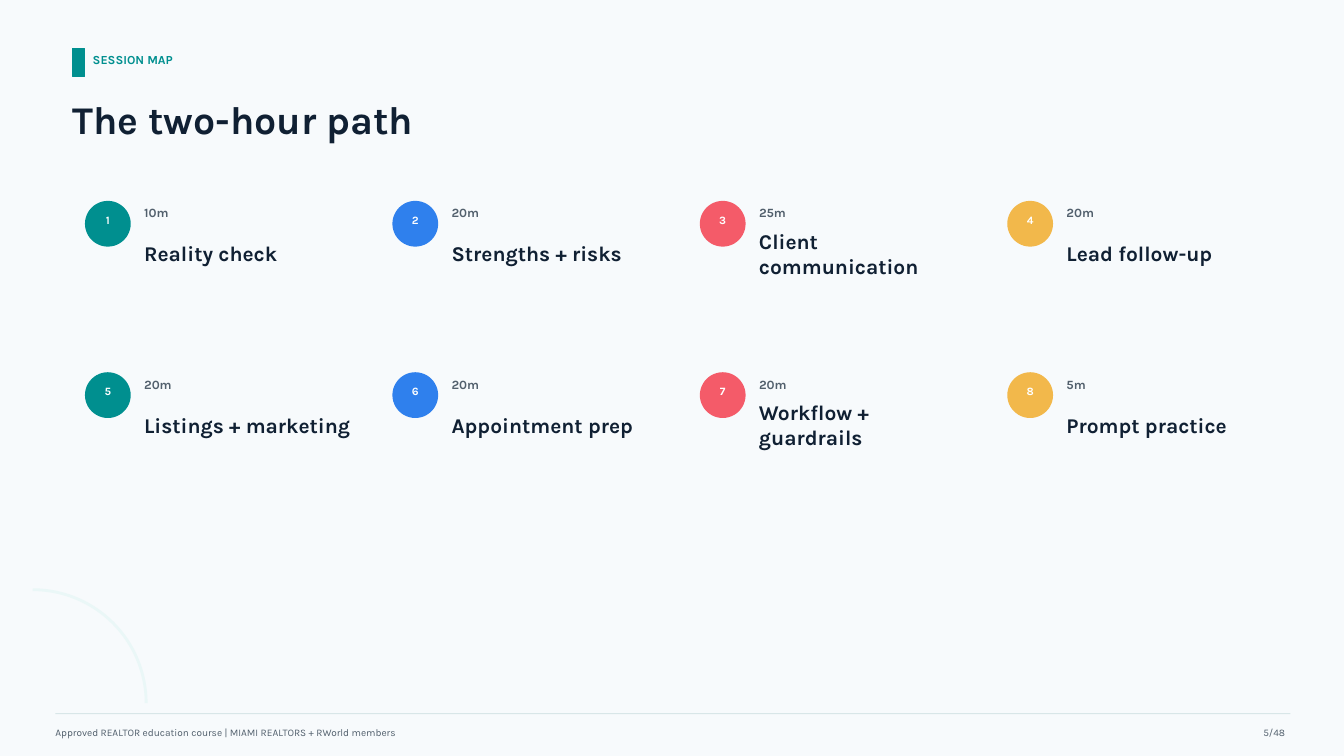
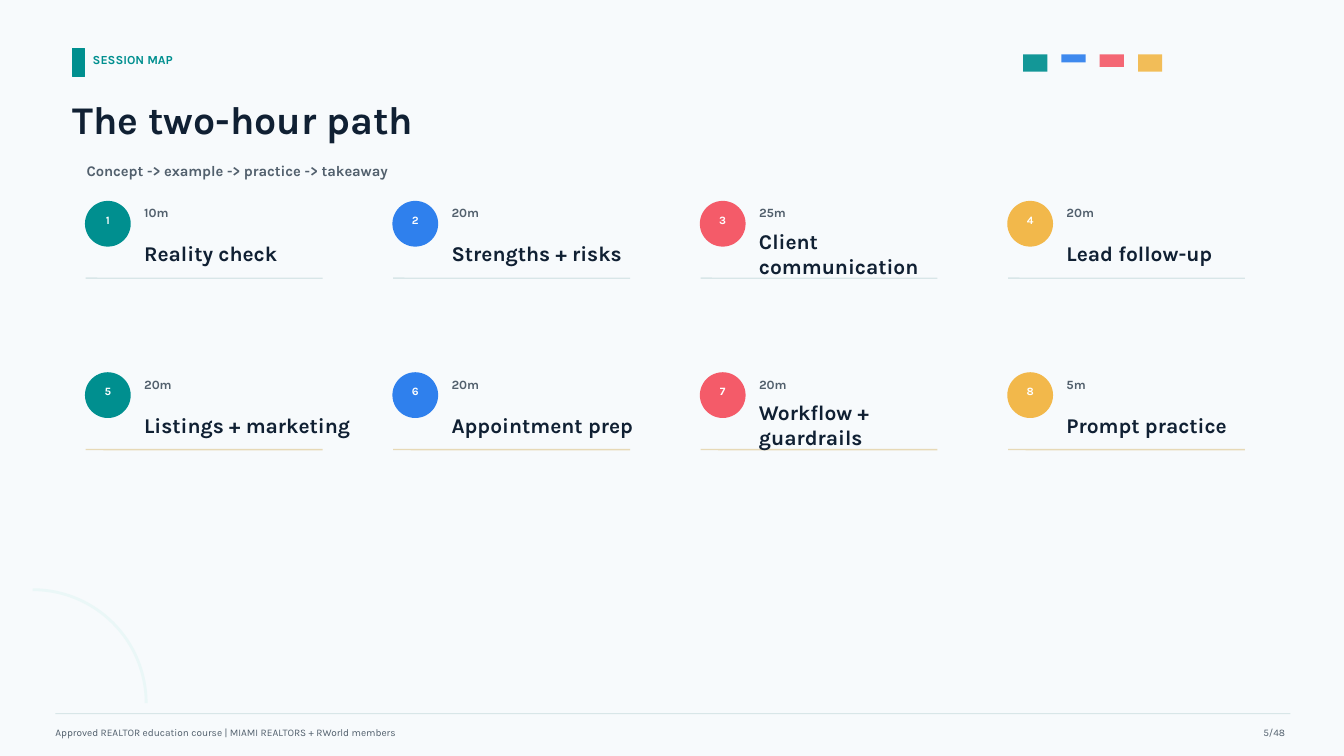
Before and after one commit to ianbprice/miami-realtors-ai-course-series, a slide deck: slide 5 of slides/course-01-ai-for-real-estate-sales-approved-instructor-deck.pptx. Drawn at 1344x756 pixels with LibreOffice and Linux fonts; fonts in the diff are those of the drawing. Boxes give left, top, right and bottom in pixels: in the first picture for what was removed or moved away, otherwise in the second. Text is boxed around its words. In the diff, an @@ line names an element or a change of style, - is before the commit and + after.

```diff
--- a/slides/course-01-ai-for-real-estate-sales-approved-instructor-deck.pptx
+++ b/slides/course-01-ai-for-real-estate-sales-approved-instructor-deck.pptx
@@ rectangle added at box(1023, 54, 1048, 72), fill #008F8F at 92% opacity @@
@@ rectangle added at box(1062, 54, 1086, 63), fill #2F80ED at 92% opacity @@
@@ rectangle added at box(1100, 54, 1124, 67), fill #F45B69 at 92% opacity @@
@@ rectangle added at box(1138, 54, 1163, 72), fill #F2B84B at 92% opacity @@
@@ text added at box(87, 165, 388, 180), 10.5 pt, text #52606D, bold @@
+Concept -> example -> practice -> takeaway
@@ line added from (86, 278) to (323, 278), #D8E6E8 1 pt @@
@@ line added from (393, 278) to (630, 278), #D8E6E8 1 pt @@
@@ line added from (701, 278) to (938, 278), #D8E6E8 1 pt @@
@@ line added from (1008, 278) to (1245, 278), #D8E6E8 1 pt @@
@@ line added from (86, 450) to (323, 450), #E7D9B6 1 pt @@
@@ line added from (393, 450) to (630, 450), #E7D9B6 1 pt @@
@@ line added from (701, 450) to (938, 450), #E7D9B6 1 pt @@
@@ line added from (1008, 450) to (1245, 450), #E7D9B6 1 pt @@
```
Also in this commit, not shown: 47 other slides changed, 2 other files.
